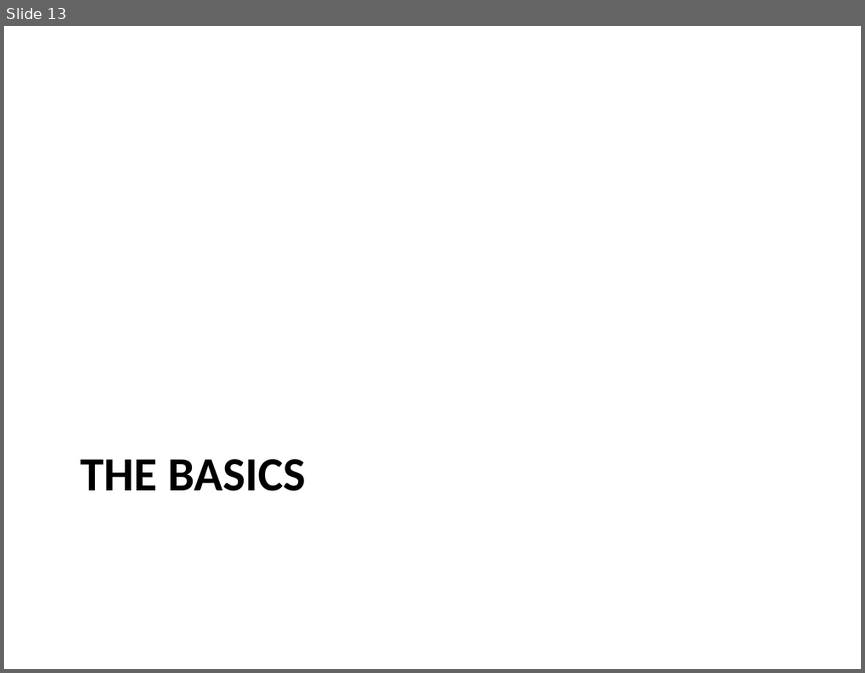
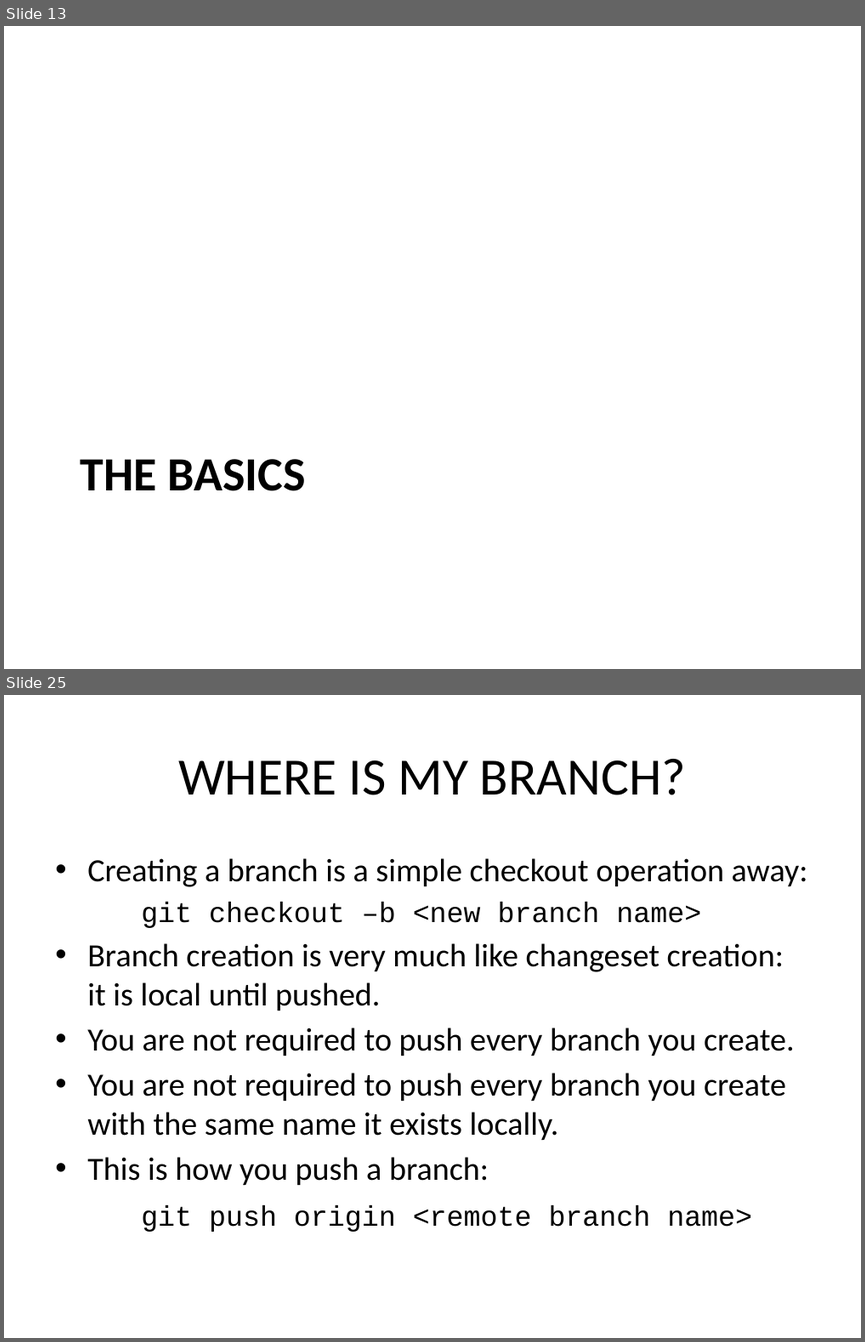
Before and after one commit to kangelov/gitdemo, a slide deck: powerpoint/An Introduction to GIT.pptx. Shown one above the other, each under a label of ours: slide 13 before the commit, slides 13 and 25 after it; the slides between them are not shown. The pictures are 865x673 and 865x1342 pixels, drawn with LibreOffice and Linux fonts; fonts in the diff are those of the drawing. Boxes give left, top, right and bottom in pixels: in the first picture for what was removed or moved away, otherwise in the second. Text is boxed around its words. In the diff, an @@ line names an element or a change of style, - is before the commit and + after.

```diff
--- a/powerpoint/An Introduction to GIT.pptx
+++ b/powerpoint/An Introduction to GIT.pptx
@@ slide 25 added at <box>4,695,861,1338</box>, background #FFFFFF @@
@@ title added at <box>178,759,686,795</box>, 44 pt, text #000000 @@
+WHERE IS MY BRANCH?
@@ text added at <box>87,858,808,1231</box>, 27.2 pt, text #000000 @@
+• Creating a branch is a simple checkout operation away:
+git checkout –b <new branch name>
+• Branch creation is very much like changeset creation: it is local until pushed.
+• You are not required to push every branch you create.
+• You are not required to push every branch you create with the same name it exists locally.
+• This is how you push a branch:
+git push origin <remote branch name>
```
Also in this commit, not shown: 4 slides changed, 10 other slides added.
